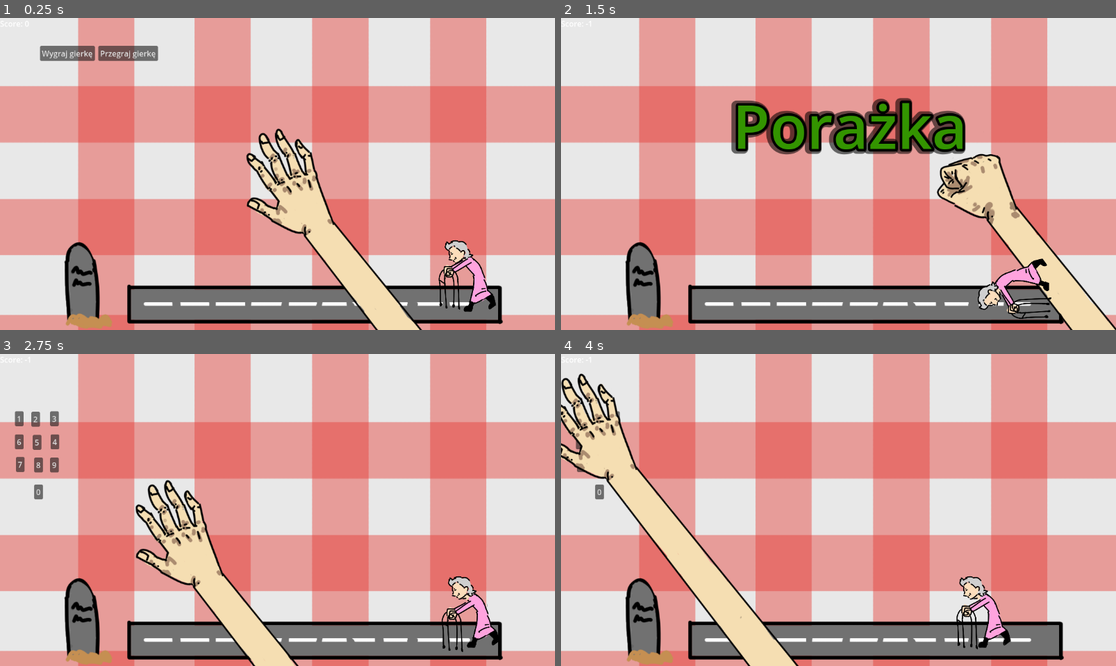
Above: before the commit, frames 1-4 (two rows, left to right).
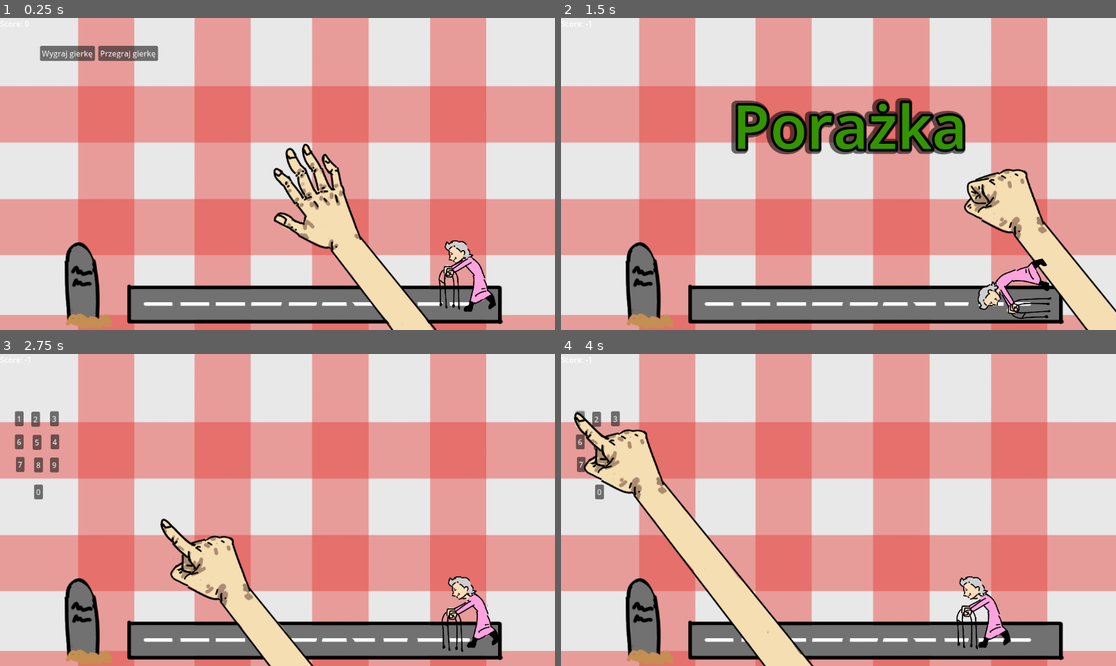
Above: after the commit, the same moments.

Repository: n0tcnj1eck4h/HackCarpathia2025
Game: Godot game, scene res://main.tscn
Two runs of this game, one before a commit and one after it. Both use one fixed random seed, a clock stepped at 60 frames per second and the inputs below.
Inputs (mouse positions are in pixels of both pictures, inside the frame that each line leads up to):
- Up to frame 1 (0.25 s): no input
- Up to frame 2 (1.5 s): click "Przegraj gierkę" at 0.5 s; move the mouse to (960, 158) at 1.27 s; click (960, 158) at 1.42 s
- Up to frame 3 (2.75 s): move the mouse to (166, 525) at 2.02 s; click (166, 525) at 2.17 s
- Up to frame 4 (4 s): click "0" at 2.75 s; click "1" at 3.5 s

The runs differ from the first frame. In frame 1, 5.3% of the frame differs, in the area x 44-79%, y 35-100%; in frame 2, 4.4%; in frame 3, 4.9%; in frame 4, 6.9%, in the area x 0-46%, y 6-100%.

Commit message:
Add gigapaluch nokia

Diff:
--- a/ElderWare/main.gd
+++ b/ElderWare/main.gd
@@ -14,6 +14,7 @@
 	self._next_minigame()
 
 func _clear_minigame():
+	$"Łapa".gigapaluch(false)
 	for child in $MinigameContainer.get_children():
 		child.queue_free()
 
--- a/ElderWare/main.tscn
+++ b/ElderWare/main.tscn
@@ -34,6 +34,7 @@
 [node name="MinigameContainer" type="Node2D" parent="."]
 
 [node name="Łapa" parent="." instance=ExtResource("3_h2yge")]
+unique_name_in_owner = true
 
 [node name="Status" type="Label" parent="."]
 offset_left = 111.0
--- a/ElderWare/minigames/police/police.tscn
+++ b/ElderWare/minigames/police/police.tscn
@@ -6,6 +6,9 @@
 var correct_combination = [9, 9, 7]
 
 var player_sequence = []
+
+func _ready() -> void:
+	get_node(^\"/root/Main/Łapa\").gigapaluch(true)
 
 func _on_button_0_pressed() -> void:
 	player_sequence.append(0)
--- a/ElderWare/łapa.gd
+++ b/ElderWare/łapa.gd
@@ -2,10 +2,28 @@
 
 const grab = preload("res://assets/lapa_squeez.png")
 const ungrab = preload("res://assets/lapa_relaxed.png")
+const paluch = preload("res://assets/paluch.png")
+
+var ispaluch = false
+var off
+
+func _ready() -> void:
+	off = $Sprite2D.position
+
+func gigapaluch(p: bool):
+	if p:
+		$Sprite2D.texture = paluch
+	ispaluch = p
 
 func _process(delta: float) -> void:
 	self.position = get_global_mouse_position()
-	if Input.is_mouse_button_pressed(1):
-		$Sprite2D.texture = grab
+	if not self.ispaluch:
+		if Input.is_mouse_button_pressed(1):
+			$Sprite2D.texture = grab
+		else:
+			$Sprite2D.texture = ungrab
 	else:
-		$Sprite2D.texture = ungrab
+		if Input.is_mouse_button_pressed(1):
+			$Sprite2D.position = off + Vector2(-10, -10)
+		else:
+			$Sprite2D.position = off
--- a/ElderWare/łapa.tscn
+++ b/ElderWare/łapa.tscn
@@ -7,6 +7,6 @@
 script = ExtResource("1_4ialx")
 
 [node name="Sprite2D" type="Sprite2D" parent="."]
-position = Vector2(278, 289)
+position = Vector2(334, 320)
 scale = Vector2(0.78, 0.78)
 texture = ExtResource("2_2qhh2")
